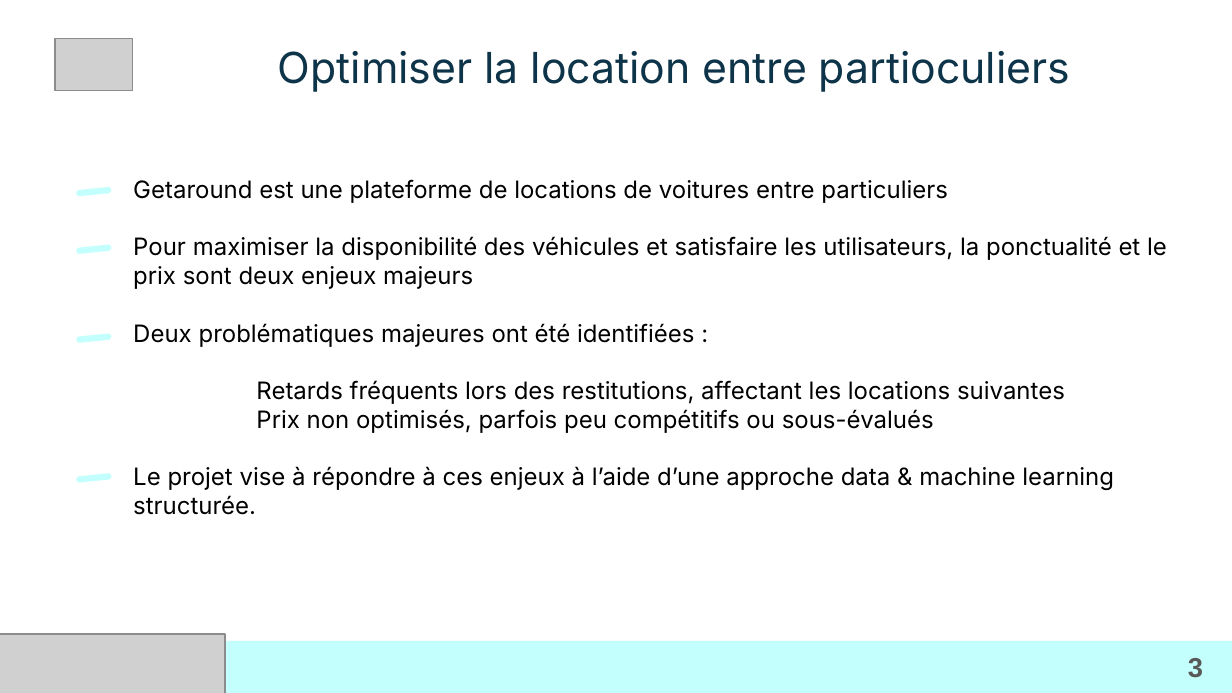
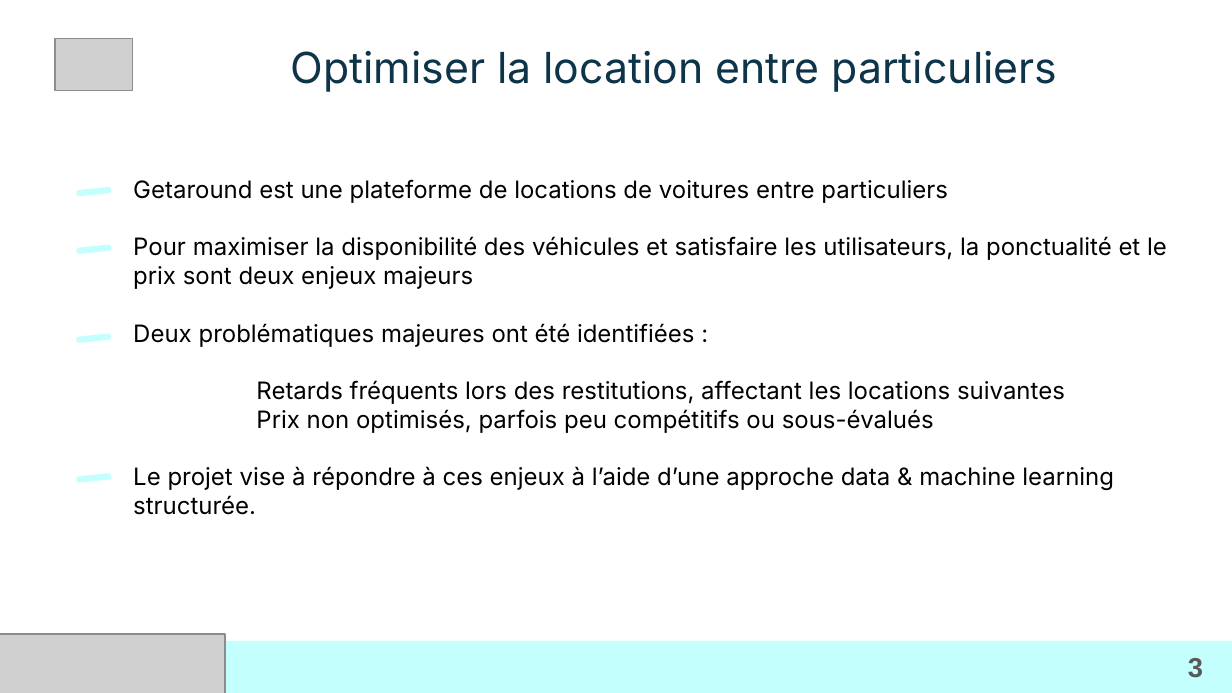
Before and after one commit to LoicV17/LoicValentini_Jedha_Certifications, a slide deck: slide 3 of CDSD_Concepteur_Developpeur_Sciences_Donnees/Presentations_certification/ppt_versions/Bloc5_CDSD_Loic_Valentini.pptx. Drawn at 1232x693 pixels with LibreOffice and Linux fonts; fonts in the diff are those of the drawing; grey boxes stand for pictures; background and template pictures are left out. Boxes give left, top, right and bottom in pixels: in the first picture for what was removed or moved away, otherwise in the second. Text is boxed around its words. In the diff, an @@ line names an element or a change of style, - is before the commit and + after.

```diff
--- a/CDSD_Concepteur_Developpeur_Sciences_Donnees/Presentations_certification/ppt_versions/Bloc5_CDSD_Loic_Valentini.pptx
+++ b/CDSD_Concepteur_Developpeur_Sciences_Donnees/Presentations_certification/ppt_versions/Bloc5_CDSD_Loic_Valentini.pptx
@@ title at (291,51,1057,92): text changed @@
-Optimiser la location entre partioculiers
+Optimiser la location entre particuliers
```
Also in this commit, not shown: 1 other slide changed, 5 other files.
